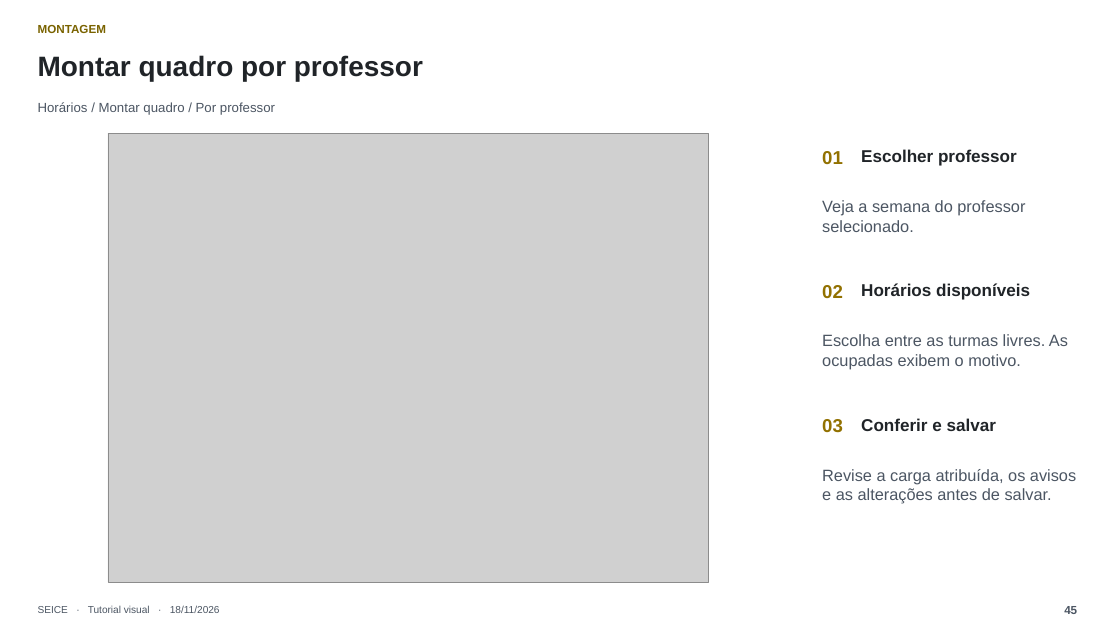
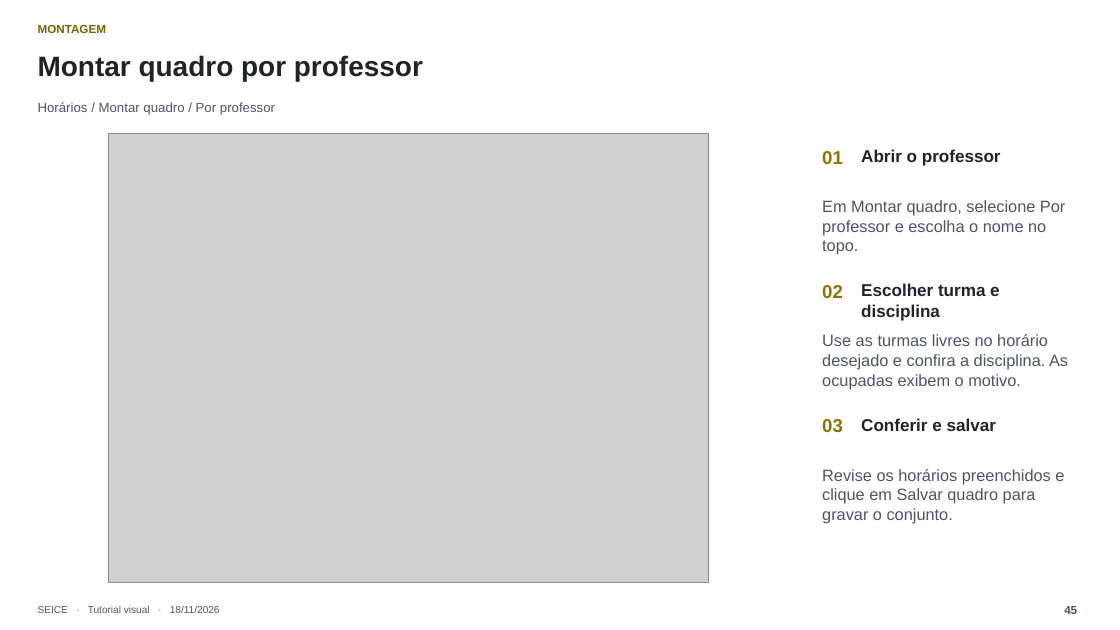
Before and after one commit to joaodorast/seice-horarios, a slide deck: slide 45 of docs/tutorial/SEICE-Tutorial-Completo-2026-11-18.pptx. Drawn at 1120x630 pixels with LibreOffice and Linux fonts; fonts in the diff are those of the drawing; grey boxes stand for pictures. Boxes give left, top, right and bottom in pixels: in the first picture for what was removed or moved away, otherwise in the second. Text is boxed around its words. In the diff, an @@ line names an element or a change of style, - is before the commit and + after.

```diff
--- a/docs/tutorial/SEICE-Tutorial-Completo-2026-11-18.pptx
+++ b/docs/tutorial/SEICE-Tutorial-Completo-2026-11-18.pptx
@@ text at (x1=861, y1=149, x2=1001, y2=166): text changed @@
-Escolher professor
+Abrir o professor
@@ text at (x1=822, y1=200, x2=1065, y2=255): text changed @@
-Veja a semana do professor selecionado.
+Em Montar quadro, selecione Por professor e escolha o nome no topo.
@@ text at (x1=861, y1=283, x2=1000, y2=321): text changed @@
-Horários disponíveis
+Escolher turma e disciplina
@@ text at (x1=822, y1=334, x2=1068, y2=389): text changed @@
-Escolha entre as turmas livres. As ocupadas exibem o motivo.
+Use as turmas livres no horário desejado e confira a disciplina. As ocupadas exibem o motivo.
@@ text at (x1=822, y1=469, x2=1064, y2=524): text changed @@
-Revise a carga atribuída, os avisos e as alterações antes de salvar.
+Revise os horários preenchidos e clique em Salvar quadro para gravar o conjunto.
```
Also in this commit, not shown: 28 other slides changed, 1 slide removed.
